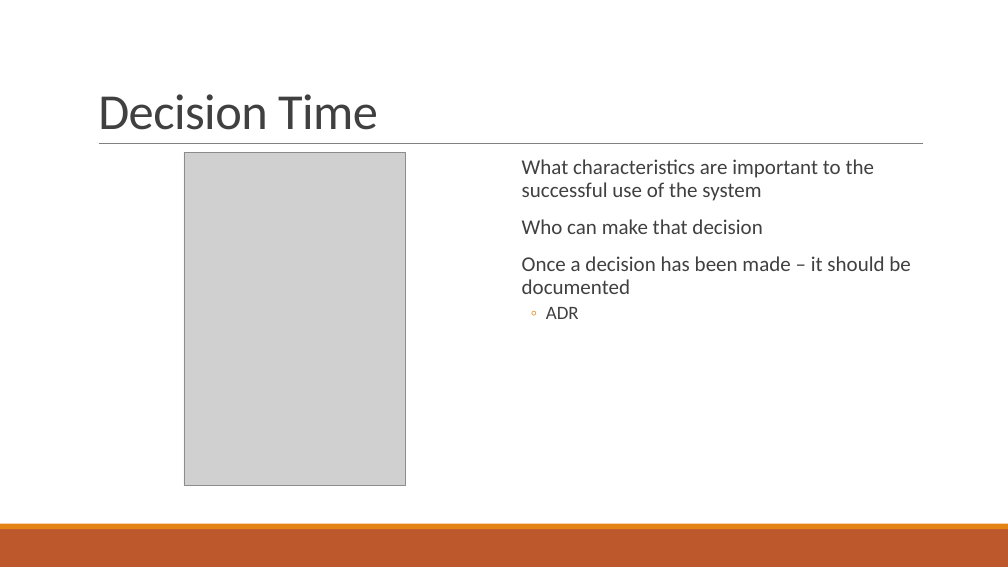
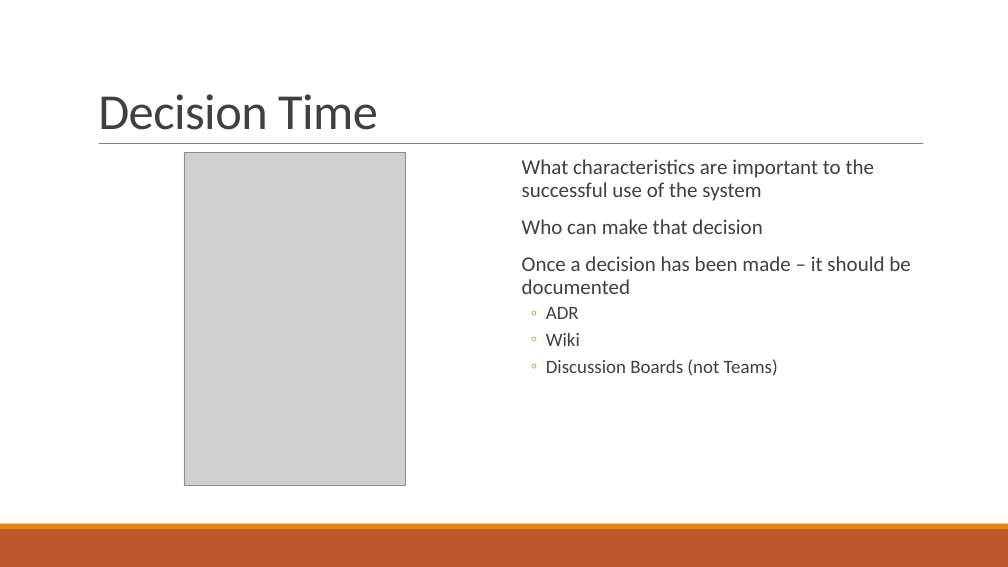
Before and after one commit to pcmichaels/SoftwareArchitectureTalk, a slide deck: slide 11 of Slides/In Search of The Forth Chord.pptx. Drawn at 1008x567 pixels with LibreOffice and Linux fonts; fonts in the diff are those of the drawing; grey boxes stand for pictures. Boxes give left, top, right and bottom in pixels: in the first picture for what was removed or moved away, otherwise in the second. Text is boxed around its words. In the diff, an @@ line names an element or a change of style, - is before the commit and + after.

```diff
--- a/Slides/In Search of The Forth Chord.pptx
+++ b/Slides/In Search of The Forth Chord.pptx
@@ text at <box>546,333,778,376</box>: paragraphs added @@
+  ◦ Wiki
+  ◦ Discussion Boards (not Teams)
```
Also in this commit, not shown: 2 other slides changed, 17 slides added, 1 slide removed.
